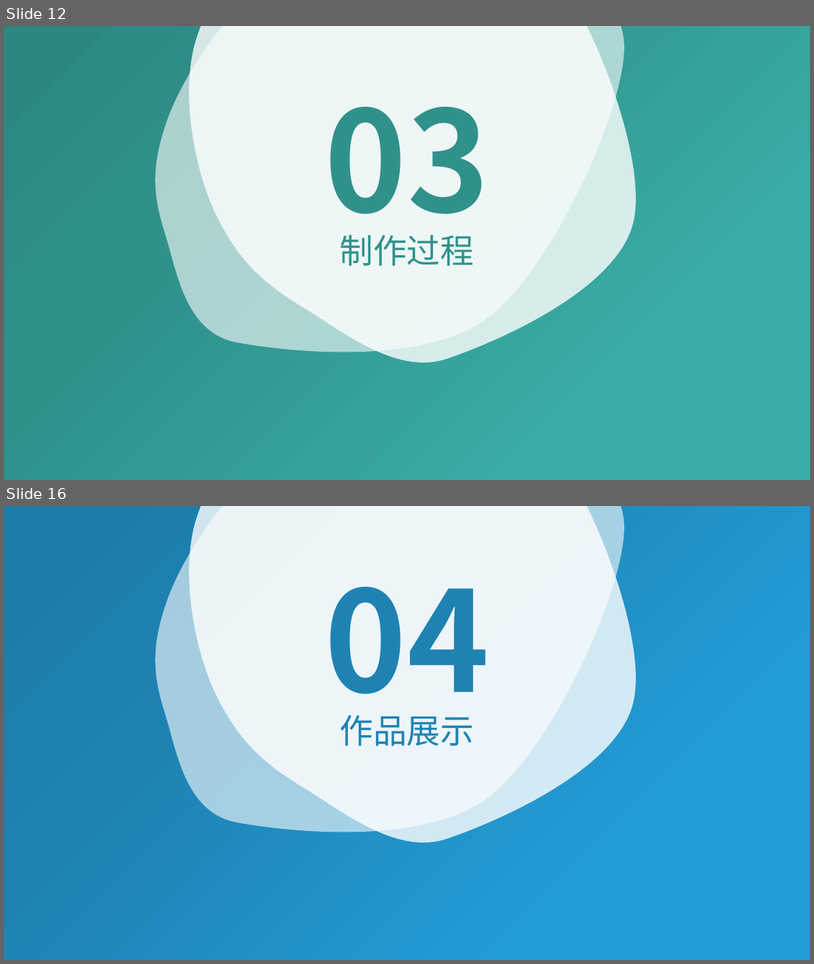
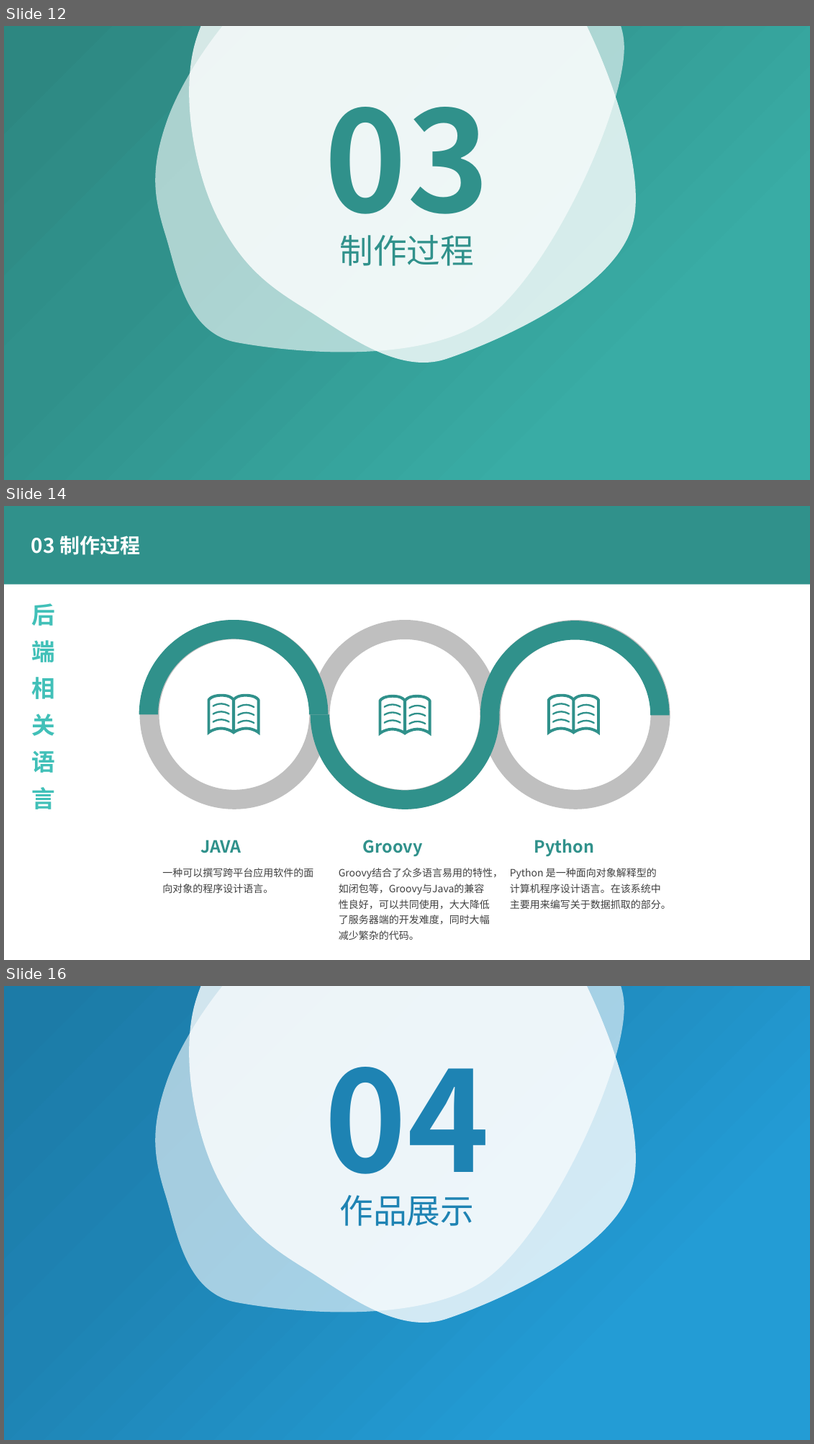
Before and after one commit to gwinda/A_GIT_MANTI, a slide deck: 679D612A1596C7DE1A4FCC7FE4DB6C75.pptx. Shown one above the other, each under a label of ours: slides 12 and 16 before the commit, slides 12, 14 and 16 after it; the slides between them are not shown. The pictures are 814x964 and 814x1444 pixels, drawn with LibreOffice and Linux fonts; fonts in the diff are those of the drawing. Boxes give left, top, right and bottom in pixels: in the first picture for what was removed or moved away, otherwise in the second. Text is boxed around its words. In the diff, an @@ line names an element or a change of style, - is before the commit and + after.

```diff
--- a/679D612A1596C7DE1A4FCC7FE4DB6C75.pptx
+++ b/679D612A1596C7DE1A4FCC7FE4DB6C75.pptx
@@ slide 14 added at (4,506,810,960), background #30918B @@
@@ text added at (31,536,140,555), 24 pt, text #FFFFFF, bold @@
+03 制作过程
@@ rectangle added at (4,584,810,960), fill #FFFFFF @@
@@ text added at (31,603,55,809), 28 pt, text #41C0B8, bold @@
+后
+端
+相
+关
+语
+言
@@ arch (boxed as its full ring) added at (139,620,328,809), fill #30918B @@
@@ donut added at (140,620,329,809), fill #BFBFBF @@
@@ donut added at (311,620,500,809), fill #BFBFBF @@
@@ arch (boxed as its full ring) added at (311,620,500,809), fill #30918B @@
@@ arch (boxed as its full ring) added at (481,620,670,810), fill #30918B @@
@@ donut added at (481,620,671,809), fill #BFBFBF @@
@@ group added at (207,693,260,735): 7 freeform shapes @@
@@ group added at (379,695,432,736): 7 freeform shapes @@
@@ group added at (548,693,600,735): 7 freeform shapes @@
@@ text added at (201,839,242,853), 20 pt, text #30918B, bold @@
+JAVA
@@ text added at (363,839,423,856), 20 pt, text #30918B, bold @@
+Groovy
@@ text added at (535,839,594,856), 20 pt, text #30918B, bold @@
+Python
@@ text added at (162,867,314,893), 12 pt, text #404040 @@
+一种可以撰写跨平台应用软件的面向对象的程序设计语言。
@@ text added at (339,867,503,939), 12 pt, text #404040 @@
+Groovy结合了众多语言易用的特性，如闭包等，Groovy与Java的兼容性良好，可以共同使用，大大降低了服务器端的开发难度，同时大幅减少繁杂的代码。
@@ text added at (510,867,671,908), 12 pt, text #404040 @@
+Python 是一种面向对象解释型的计算机程序设计语言。在该系统中主要用来编写关于数据抓取的部分。
```
Also in this commit, not shown: 4 slides changed, 4 other slides added, 5 slides removed.
